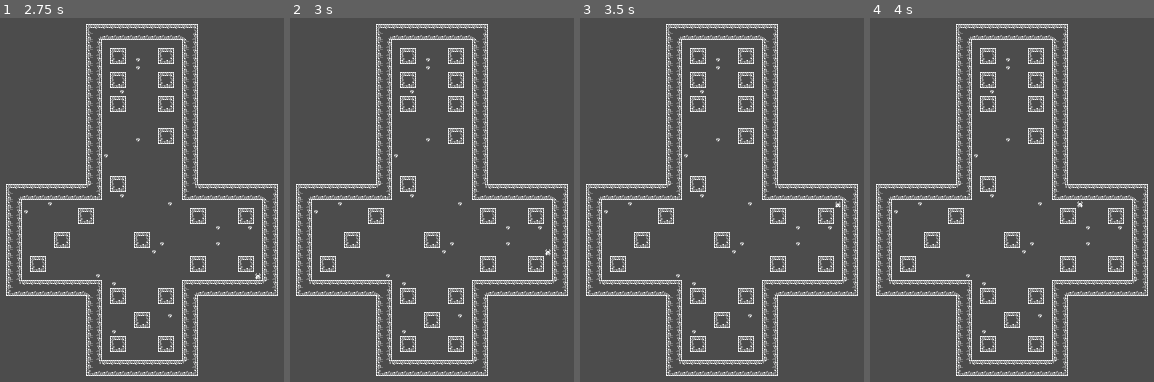
Above: before the commit, frames 1-4 (left to right).
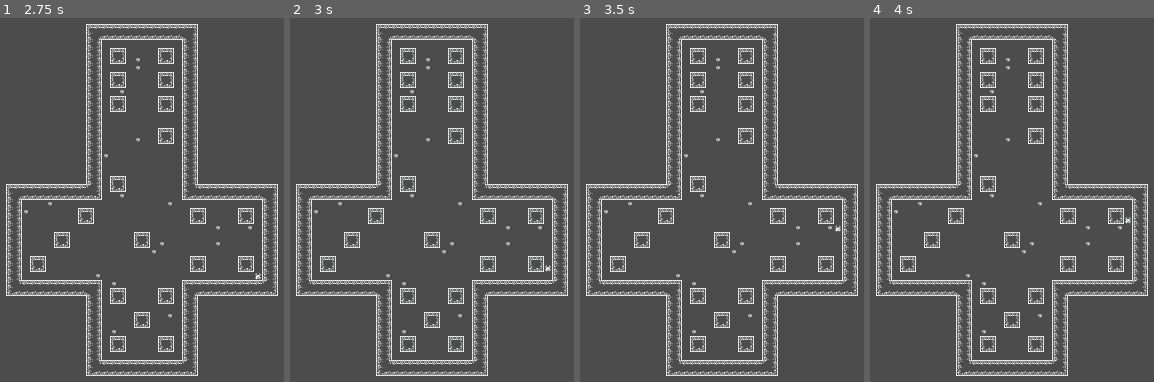
Above: after the commit, the same moments.

Repository: SLiV9/Die-Fiend
Game: Godot game, scene res://assets/level.tscn
Same seed, same stepped clock (60 frames per second), same inputs: the game is played once before the commit and once after it.
Inputs:
- Up to frame 1 (2.75 s): tap Enter at 0.5 s; hold D (move_right) 0.53-1.28 s; hold Space (drop_item) 0.53-1.28 s; hold S (move_down) 1.28-2.03 s; tap Space (drop_item) at 1.35, 2 s; hold D (move_right) from 2.03 s (still down); hold Space (drop_item) from 2.03 s (still down)
- Up to frame 2 (3 s): tap Enter at 2.75 s; release D (move_right) at 2.78 s; release Space (drop_item) at 2.78 s; hold W (move_up) from 2.78 s (still down); tap Space (drop_item) at 2.85 s
- Up to frame 3 (3.5 s): keep holding W (move_up)
- Up to frame 4 (4 s): tap Space (drop_item) at 3.5 s; release W (move_up) at 3.53 s; hold A (move_left) from 3.53 s (still down); hold Space (drop_item) from 3.53 s (still down)

Frame 1 is identical in both runs. In frame 2, less than 0.1% of the frame differs, in the area x 89-92%, y 63-70%; in frame 3, less than 0.1%, in the area x 89-92%, y 50-59%; in frame 4, less than 0.1%.

Commit message:
Made movement a little bit less finnicky, and fixed a warning.

Diff:
--- a/assets/level.gd
+++ b/assets/level.gd
@@ -13,7 +13,7 @@
 func spawn_shard_in_room(room):
 	var space = get_world_2d().get_direct_space_state()
 	var mask = 1 | 2
-	for i in range(0, 100):
+	for _attempt in range(0, 100):
 		var target = room.position
 		target.x += 8 + 16 * ((randi() % ROOM_SIZE) - ROOM_SIZE / 2)
 		target.y += 8 + 16 * ((randi() % ROOM_SIZE) - ROOM_SIZE / 2)
@@ -30,7 +30,7 @@
 	for i in range(0, 6):
 		if rooms[i].overlaps_body($Gremlin):
 			best_i = 5 - i
-	spawn_shard_in_room(rooms[best_i])
+	self.call_deferred("spawn_shard_in_room", rooms[best_i])
 
 
 func _on_Gremlin_gem_deposited():
--- a/assets/level.tscn
+++ b/assets/level.tscn
@@ -44,6 +44,15 @@
 points = PoolVector2Array( 16, 16, 0, 16, 0, 0, 16, 0 )
 
 [sub_resource type="ConvexPolygonShape2D" id=19]
+points = PoolVector2Array( 16, 16, 0, 16, 0, 0, 16, 0 )
+
+[sub_resource type="ConvexPolygonShape2D" id=32]
+points = PoolVector2Array( 16, 16, 0, 16, 0, 0, 16, 0 )
+
+[sub_resource type="ConvexPolygonShape2D" id=33]
+points = PoolVector2Array( 0, 0, 16, 0, 16, 0, 0, 0 )
+
+[sub_resource type="ConvexPolygonShape2D" id=34]
 points = PoolVector2Array( 16, 16, 0, 16, 0, 0, 16, 0 )
 
 [sub_resource type="TileSet" id=6]
@@ -149,6 +158,48 @@
 "shape_transform": Transform2D( 1, 0, 0, 1, 0, 0 )
 } ]
 1/z_index = 0
+2/name = "1bitpack_kenney_monochrome_transparent_packed.png 2"
+2/texture = ExtResource( 1 )
+2/tex_offset = Vector2( 0, 0 )
+2/modulate = Color( 1, 1, 1, 1 )
+2/region = Rect2( 80, 0, 32, 16 )
+2/tile_mode = 1
+2/autotile/bitmask_mode = 0
+2/autotile/bitmask_flags = [ Vector2( 0, 0 ), 325, Vector2( 1, 0 ), 325 ]
+2/autotile/icon_coordinate = Vector2( 0, 0 )
+2/autotile/tile_size = Vector2( 16, 16 )
+2/autotile/spacing = 0
+2/autotile/occluder_map = [  ]
+2/autotile/navpoly_map = [  ]
+2/autotile/priority_map = [  ]
+2/autotile/z_index_map = [  ]
+2/occluder_offset = Vector2( 0, 0 )
+2/navigation_offset = Vector2( 0, 0 )
+2/shape_offset = Vector2( 0, 0 )
+2/shape_transform = Transform2D( 1, 0, 0, 1, 0, 0 )
+2/shape = SubResource( 32 )
+2/shape_one_way = false
+2/shape_one_way_margin = 1.0
+2/shapes = [ {
+"autotile_coord": Vector2( 0, 0 ),
+"one_way": false,
+"one_way_margin": 1.0,
+"shape": SubResource( 32 ),
+"shape_transform": Transform2D( 1, 0, 0, 1, 0, 0 )
+}, {
+"autotile_coord": Vector2( 1, 0 ),
+"one_way": false,
+"one_way_margin": 1.0,
+"shape": SubResource( 33 ),
+"shape_transform": Transform2D( 1, 0, 0, 1, 0, 0 )
+}, {
+"autotile_coord": Vector2( 1, 0 ),
+"one_way": false,
+"one_way_margin": 1.0,
+"shape": SubResource( 34 ),
+"shape_transform": Transform2D( 1, 0, 0, 1, 0, 0 )
+} ]
+2/z_index = 0
 
 [sub_resource type="CircleShape2D" id=30]
 radius = 8.0
--- a/assets/player.gd
+++ b/assets/player.gd
@@ -25,36 +25,45 @@
 	if momentum > 0:
 		momentum -= delta
 	if movement_delay <= 0:
-		var movement = Vector2(0, 0)
-		if Input.is_action_pressed("move_left"):
-			movement.x = -16
+		var at_left = self.position + Vector2(-16, 0)
+		var at_right = self.position + Vector2(16, 0)
+		var at_up = self.position + Vector2(0, -16)
+		var at_down = self.position + Vector2(0, 16)
+		var space = get_world_2d().get_direct_space_state()
+		var mask = 1
+		if num_shards_consumed >= NUM_SHARDS_NEEDED:
+			mask |= 2
+		var at
+		if (Input.is_action_pressed("move_left")
+				and not space.intersect_point(at_left, 1, [], mask)):
+			at = at_left
 			self.scale.x = -1
-		elif Input.is_action_pressed("move_right"):
-			movement.x = 16
+		elif (Input.is_action_pressed("move_right")
+				and not space.intersect_point(at_right, 1, [], mask)):
+			at = at_right
 			self.scale.x = 1
-		elif Input.is_action_pressed("move_up"):
-			movement.y = -16
-		elif Input.is_action_pressed("move_down"):
-			movement.y = 16
-		if movement.length() > 0:
-			var space = get_world_2d().get_direct_space_state()
-			var mask = 1
-			if num_shards_consumed >= NUM_SHARDS_NEEDED:
-				mask |= 2
-			if not space.intersect_point(self.position + movement, 1, [], mask):
-				if is_depositing:
-					emit_signal("gem_deposited")
-					is_depositing = false
-					num_shards_consumed = 0
-					$AnimatedSprite.animation = "idle"
-				self.position += movement
+		elif (Input.is_action_pressed("move_up")
+				and not space.intersect_point(at_up, 1, [], mask)):
+			at = at_up
+		elif (Input.is_action_pressed("move_down")
+				and not space.intersect_point(at_down, 1, [], mask)):
+			at = at_down
+		if at:
+			if is_depositing:
+				emit_signal("gem_deposited")
+				is_depositing = false
+				num_shards_consumed = 0
+				$AnimatedSprite.animation = "idle"
+			self.position = at
 			if momentum > 0.100:
-				movement_delay = 0.070
+				movement_delay = 0.080
 			elif momentum > 0:
 				movement_delay = 0.100
 			else:
 				movement_delay = 0.250
 			momentum = 0.300
+		else:
+			movement_delay = 0.050
 
 
 func _on_Area2D_body_entered(body):
Not shown: 1 places in assets/level.tscn that only renumber resources
